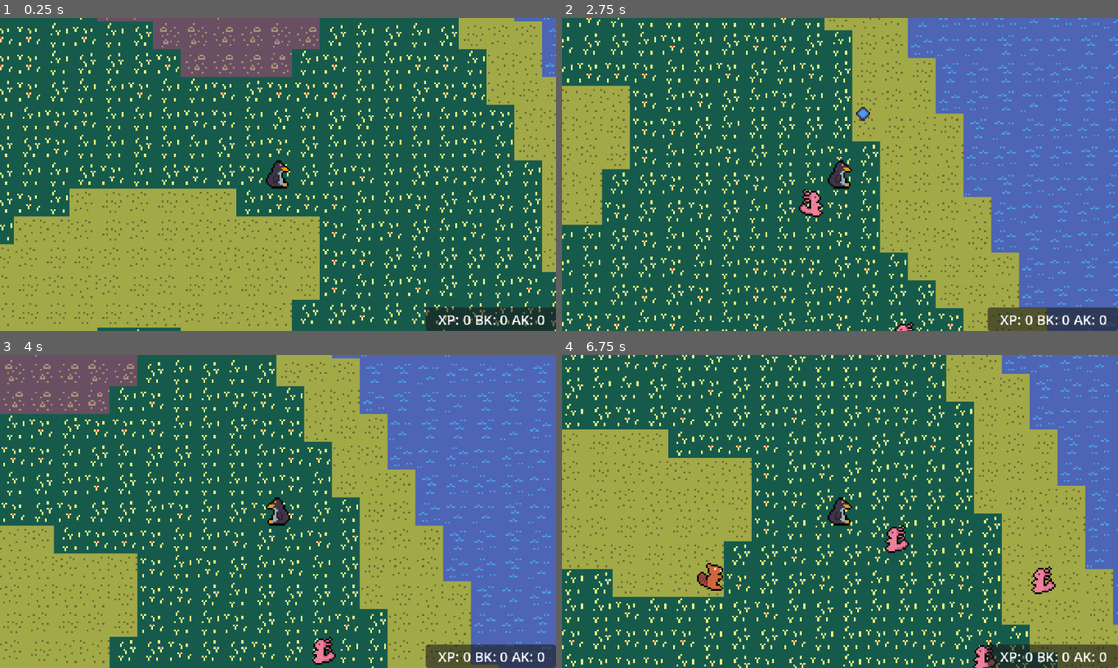
Above: before the commit, frames 1-4 (two rows, left to right).
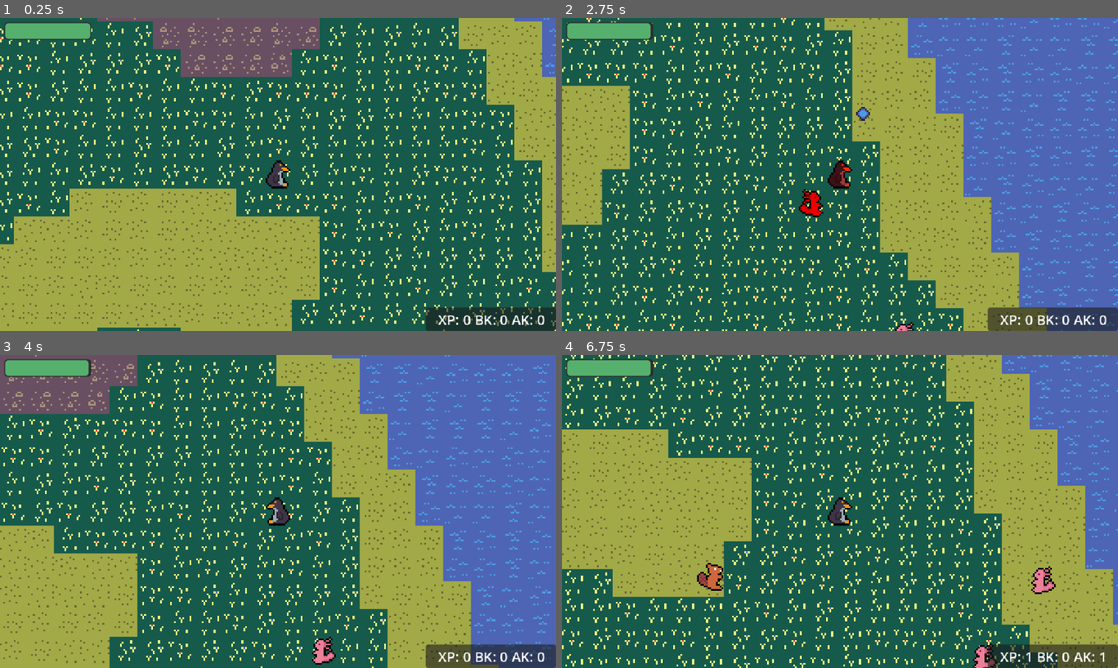
Above: after the commit, the same moments.

Repository: dr-rodriguez/Penguin-Last-Stand
Game: Godot game, scene res://src/core/main_game/main_game.tscn
Same seed, same stepped clock (60 frames per second), same inputs: the game is played once before the commit and once after it.
Inputs (mouse positions are in pixels of both pictures, inside the frame that each line leads up to):
- Up to frame 1 (0.25 s): no input
- Up to frame 2 (2.75 s): tap Enter at 0.5 s; move the mouse to (962, 158) at 0.52 s; press the mouse at (962, 158) at 0.53 s; hold D (move_right) 0.53-1.28 s; move the mouse to (728, 190) at 1.27 s; release the mouse at (728, 190) at 1.28 s; hold S (move_down) 1.28-2.03 s; click (728, 190) at 1.35 s; move the mouse to (895, 105) at 2.02 s; press the mouse at (895, 105) at 2.03 s; hold D (move_right) from 2.03 s (still down)
- Up to frame 3 (4 s): move the mouse to (250, 574) at 2.77 s; release D (move_right) at 2.78 s; release the mouse at (250, 574) at 2.78 s; hold W (move_up) 2.78-3.53 s; click (250, 574) at 2.85 s; move the mouse to (444, 558) at 3.52 s; press the mouse at (444, 558) at 3.53 s; hold A (move_left) from 3.53 s (still down)
- Up to frame 4 (6.75 s): move the mouse to (673, 464) at 4.27 s; release the mouse at (673, 464) at 4.28 s; click (673, 464) at 4.35 s; move the mouse to (867, 511) at 5.02 s; release A (move_left) at 5.03 s; press the mouse at (867, 511) at 5.03 s; hold S (move_down) 5.03-5.78 s; move the mouse to (756, 433) at 5.77 s; release the mouse at (756, 433) at 5.78 s; hold D (move_right) 5.78-6.53 s; click (756, 433) at 5.85 s; move the mouse to (962, 495) at 6.52 s; press the mouse at (962, 495) at 6.53 s; hold W (move_up) from 6.53 s (still down)

The runs differ from the first frame. In frame 1, 0.9% of the frame differs, in the area x 0-17%, y 1-8%; in frame 2, 1.2%, in the area x 0-52%, y 1-64%; in frame 3, 0.9%; in frame 4, 1.2%.

Commit message:
initial player health and hit logic

Diff:
--- a/project.godot
+++ b/project.godot
@@ -14,7 +14,7 @@
 config/tags=PackedStringArray("game")
 run/main_scene="res://src/core/main_game/main_game.tscn"
 config/features=PackedStringArray("4.7", "GL Compatibility")
-config/icon="res://assets/art/ui/icons/icon.svg"
+config/icon="uid://dok20bkn0htqj"
 
 [autoload]
 
--- a/src/core/autoload/game.gd
+++ b/src/core/autoload/game.gd
@@ -5,8 +5,14 @@
 @warning_ignore("unused_signal")
 signal snowball_done(n: Node)
 signal enemy_defeated(n: Node)
+signal player_hit()
 
-# Player properties to track
+# Player properties
+var player_xp: int = 0
+var player_health: float = 50.
+var current_player_health: float = 50.
+
+# Player combat attributes
 var bullet_speed: float = 300.
 var fire_interval: float = 0.5
 var bullet_damage: float = 4.0
@@ -17,10 +23,9 @@
 ## Enemy type weight (below this value, second type shows up)
 var enemy_type_weight: float = 0.4
 
-# Game stats to track
+# Game stats
 var beaver_kills: int = 0
 var axolotl_kills: int = 0
-var player_xp: int = 0
 
 var debug_flag:bool = true
 
--- a/src/core/main_game/main_game.tscn
+++ b/src/core/main_game/main_game.tscn
@@ -8,6 +8,7 @@
 [ext_resource type="PackedScene" uid="uid://t6ry3xpg8q7o" path="res://src/gameplay/interactables/snowball.tscn" id="3_0kore"]
 [ext_resource type="Script" uid="uid://b2owcr3iefk4m" path="res://src/core/main_game/spawner.gd" id="5_l0hoa"]
 [ext_resource type="PackedScene" uid="uid://cepak02dmsxde" path="res://src/gameplay/enemies/Enemy.tscn" id="7_0kore"]
+[ext_resource type="PackedScene" uid="uid://vdxen4r0qq0f" path="res://src/ui/hud/hud.tscn" id="9_86u7o"]
 [ext_resource type="PackedScene" uid="uid://bt6h3kgxir3xo" path="res://src/ui/debug/debug_ui.tscn" id="9_tc86p"]
 
 [sub_resource type="TileSetAtlasSource" id="TileSetAtlasSource_6yl8a"]
@@ -60,6 +61,7 @@
 
 [node name="Player" parent="World/EntityRoot" unique_id=1597879631 instance=ExtResource("2_6yl8a")]
 unique_name_in_owner = true
+position = Vector2(262, 153)
 
 [node name="Camera2D" type="Camera2D" parent="World/EntityRoot/Player" unique_id=2057989762]
 zoom = Vector2(2, 2)
@@ -103,9 +105,14 @@
 
 [node name="HudRoot" type="Control" parent="HudLayer" unique_id=125520429]
 layout_mode = 3
-anchors_preset = 0
-offset_right = 40.0
-offset_bottom = 40.0
+anchors_preset = 15
+anchor_right = 1.0
+anchor_bottom = 1.0
+grow_horizontal = 2
+grow_vertical = 2
+
+[node name="Hud" parent="HudLayer/HudRoot" unique_id=1307281789 instance=ExtResource("9_86u7o")]
+layout_mode = 1
 
 [node name="PauseLayer" type="CanvasLayer" parent="." unique_id=1679763196]
 process_mode = 2
--- a/src/gameplay/enemies/enemy.gd
+++ b/src/gameplay/enemies/enemy.gd
@@ -4,6 +4,7 @@
 @export var enemy_def: EnemyDef
 
 @onready var sprite: Sprite2D = $Sprite2D
+@onready var collision_shape: CollisionShape2D = $CollisionShape2D
 
 var direction := Vector2.ZERO
 var health: float
@@ -18,6 +19,9 @@
 
 ## Reset any properties between acquisitions
 func _reset() -> void:
+	# Re-enable collision after being released back to the pool
+	collision_shape.set_deferred("disabled", false)
+
 	# Safeguard against not having enemy_def set
 	if enemy_def == null:
 		return
@@ -28,6 +32,7 @@
 
 	# Set correct sprite texture
 	sprite.texture = enemy_def.texture
+	sprite.modulate = Color.WHITE
 
 
 func _ready() -> void:
@@ -60,12 +65,28 @@
 ## Take damage
 func take_damage(value: float) -> void:
 	health -= value
+
+	damage_fx()
+
 	# Remove enemy if health goes negative
 	if health <= 0:
 		remove_enemy()
 
 
+## Damage FX indicator
+func damage_fx() -> void:
+	var hit_time: float = 0.2
+	var tween = get_tree().create_tween()
+	# Flash red when hit
+	tween.tween_property(sprite, "modulate", Color.RED, hit_time)
+	tween.tween_property(sprite, "modulate", Color.WHITE, hit_time)
+
+
 ## Remove enemy node
 func remove_enemy() -> void:
+	# Stop being hittable/touchable while idle in the pool
+	active = false
+	collision_shape.set_deferred("disabled", true)
+
 	# Emit signal so we can call release
 	Game.enemy_defeated.emit(self)
--- a/src/gameplay/player/player.gd
+++ b/src/gameplay/player/player.gd
@@ -6,6 +6,8 @@
 var direction: Vector2 = Vector2.ZERO
 
 @onready var sprite: Sprite2D = $Sprite2D
+@onready var hurt_box: Area2D = $HurtBox
+@onready var damage_cooldown: Timer = $DamageCooldown
 
 
 func _physics_process(_delta: float) -> void:
@@ -13,6 +15,7 @@
 	velocity = direction * PLAYER_SPEED
 	move_and_slide()
 	_anim_update()
+	_check_enemy_contact()
 
 
 func _anim_update() -> void:
@@ -22,3 +25,42 @@
 
 	# Flip to direction of motion
 	sprite.flip_h = direction.x < 0
+
+
+## Check if an enemy is touching the player
+func _check_enemy_contact() -> void:
+	# No damage if in cooldown
+	if not damage_cooldown.is_stopped():
+		return
+
+	for body in hurt_box.get_overlapping_bodies():
+		# Skip pooled-but-idle enemies
+		if not "Enemy" in body.get_groups() or not body.active:
+			continue
+
+		take_damage(body.damage)
+
+		# Reciprocal damage to enemy
+		# TODO: Decide if this should be bullet damage or some other value
+		body.take_damage(Game.current_bullet_damage)
+
+		# Start cooldown so player doesn't take too much damage
+		damage_cooldown.start()
+		return
+
+
+## Method for player to take damage
+func take_damage(value: float) -> void:
+	Game.current_player_health -= value
+	damage_fx()
+	Game.player_hit.emit()
+	# TODO: Add logic for when below 0 health
+
+
+## Damage FX indicator
+func damage_fx() -> void:
+	var hit_time: float = 0.15
+	var tween = get_tree().create_tween()
+	# Flash red when hit
+	tween.tween_property(sprite, "modulate", Color.RED, hit_time)
+	tween.tween_property(sprite, "modulate", Color.WHITE, hit_time)
--- a/src/gameplay/player/player.tscn
+++ b/src/gameplay/player/player.tscn
@@ -6,6 +6,10 @@
 [sub_resource type="CapsuleShape2D" id="CapsuleShape2D_howls"]
 radius = 7.0
 height = 18.0
+
+[sub_resource type="CapsuleShape2D" id="CapsuleShape2D_4ffcv"]
+radius = 7.0312514
+height = 18.965502
 
 [node name="Player" type="CharacterBody2D" unique_id=1597879631 groups=["Player"]]
 collision_mask = 16
@@ -16,3 +20,15 @@
 
 [node name="Sprite2D" type="Sprite2D" parent="." unique_id=228163396]
 texture = ExtResource("2_64h4j")
+
+[node name="HurtBox" type="Area2D" parent="." unique_id=55037141]
+scale = Vector2(1.2799997, 1.1600009)
+collision_layer = 0
+collision_mask = 2
+
+[node name="CollisionShape2D" type="CollisionShape2D" parent="HurtBox" unique_id=1219543977]
+shape = SubResource("CapsuleShape2D_4ffcv")
+
+[node name="DamageCooldown" type="Timer" parent="." unique_id=1086614640]
+wait_time = 0.5
+one_shot = true
--- /dev/null
+++ b/src/ui/hud/hud.gd
@@ -0,0 +1,13 @@
+extends Control
+
+@onready var health_bar: ProgressBar = %HealthBar
+
+func _ready() -> void:
+	health_bar.max_value = Game.player_health
+	health_bar.value = Game.current_player_health
+	Game.player_hit.connect(_on_player_hit)
+
+
+func _on_player_hit() -> void:
+	var tween := get_tree().create_tween()
+	tween.tween_property(health_bar, "value", Game.current_player_health, 0.2)
--- /dev/null
+++ b/src/ui/hud/hud.tscn
@@ -0,0 +1,35 @@
+[gd_scene format=3 uid="uid://vdxen4r0qq0f"]
+
+[ext_resource type="Theme" uid="uid://c3i1e2wloyui2" path="res://src/ui/ui_theme.tres" id="1_cvkdw"]
+[ext_resource type="Script" uid="uid://jp1n53ymxprb" path="res://src/ui/hud/hud.gd" id="1_jobw0"]
+
+[node name="Hud" type="Control" unique_id=1307281789]
+layout_mode = 3
+anchors_preset = 15
+anchor_right = 1.0
+anchor_bottom = 1.0
+grow_horizontal = 2
+grow_vertical = 2
+theme = ExtResource("1_cvkdw")
+script = ExtResource("1_jobw0")
+
+[node name="MarginContainer" type="MarginContainer" parent="." unique_id=964831041]
+layout_mode = 1
+anchors_preset = 15
+anchor_right = 1.0
+anchor_bottom = 1.0
+grow_horizontal = 2
+grow_vertical = 2
+
+[node name="VBoxContainer" type="VBoxContainer" parent="MarginContainer" unique_id=734673206]
+layout_mode = 2
+
+[node name="HBoxContainer" type="HBoxContainer" parent="MarginContainer/VBoxContainer" unique_id=465374927]
+layout_mode = 2
+
+[node name="HealthBar" type="ProgressBar" parent="MarginContainer/VBoxContainer/HBoxContainer" unique_id=776789977]
+unique_name_in_owner = true
+custom_minimum_size = Vector2(100, 20)
+layout_mode = 2
+value = 50.0
+show_percentage = false
--- /dev/null
+++ b/src/ui/ui_theme.tres
@@ -0,0 +1,33 @@
+[gd_resource type="Theme" format=3 uid="uid://c3i1e2wloyui2"]
+
+[sub_resource type="StyleBoxFlat" id="StyleBoxFlat_wksio"]
+bg_color = Color(0.17641908, 0.17641911, 0.17641899, 1)
+corner_radius_top_left = 4
+corner_radius_top_right = 4
+corner_radius_bottom_right = 4
+corner_radius_bottom_left = 4
+
+[sub_resource type="StyleBoxFlat" id="StyleBoxFlat_cjtra"]
+bg_color = Color(0.3310671, 0.68863714, 0.43166837, 1)
+border_width_left = 1
+border_width_top = 1
+border_width_right = 1
+border_width_bottom = 1
+border_color = Color(0.17641908, 0.17641911, 0.17641899, 1)
+corner_radius_top_left = 4
+corner_radius_top_right = 4
+corner_radius_bottom_right = 4
+corner_radius_bottom_left = 4
+
+[resource]
+MarginContainer/constants/margin_bottom = 5
+MarginContainer/constants/margin_left = 5
+MarginContainer/constants/margin_right = 5
+MarginContainer/constants/margin_top = 5
+ProgressBar/colors/font_color = Color(0, 0, 0, 1)
+ProgressBar/colors/font_outline_color = Color(0, 0, 0, 1)
+ProgressBar/constants/outline_size = 0
+ProgressBar/font_sizes/font_size = 16
+ProgressBar/fonts/font = null
+ProgressBar/styles/background = SubResource("StyleBoxFlat_wksio")
+ProgressBar/styles/fill = SubResource("StyleBoxFlat_cjtra")
Not shown, added: src/ui/hud/hud.gd.uid
